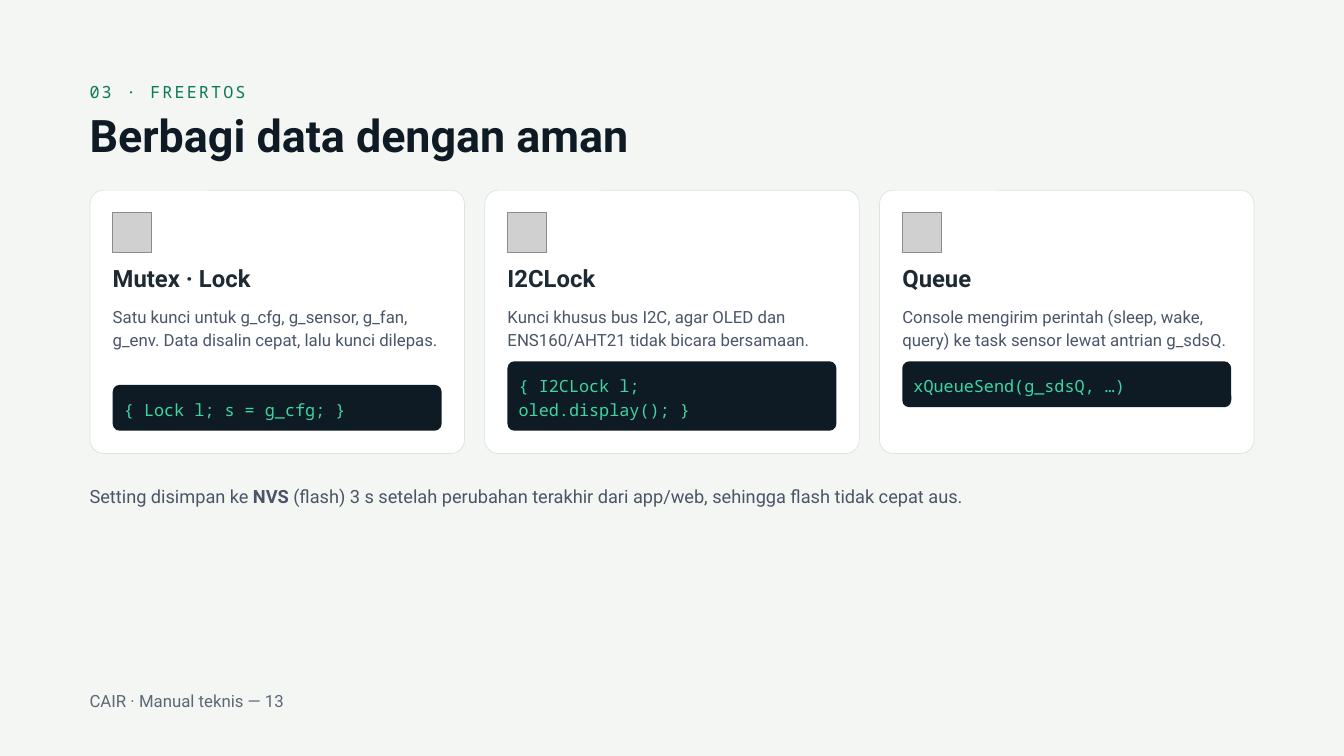
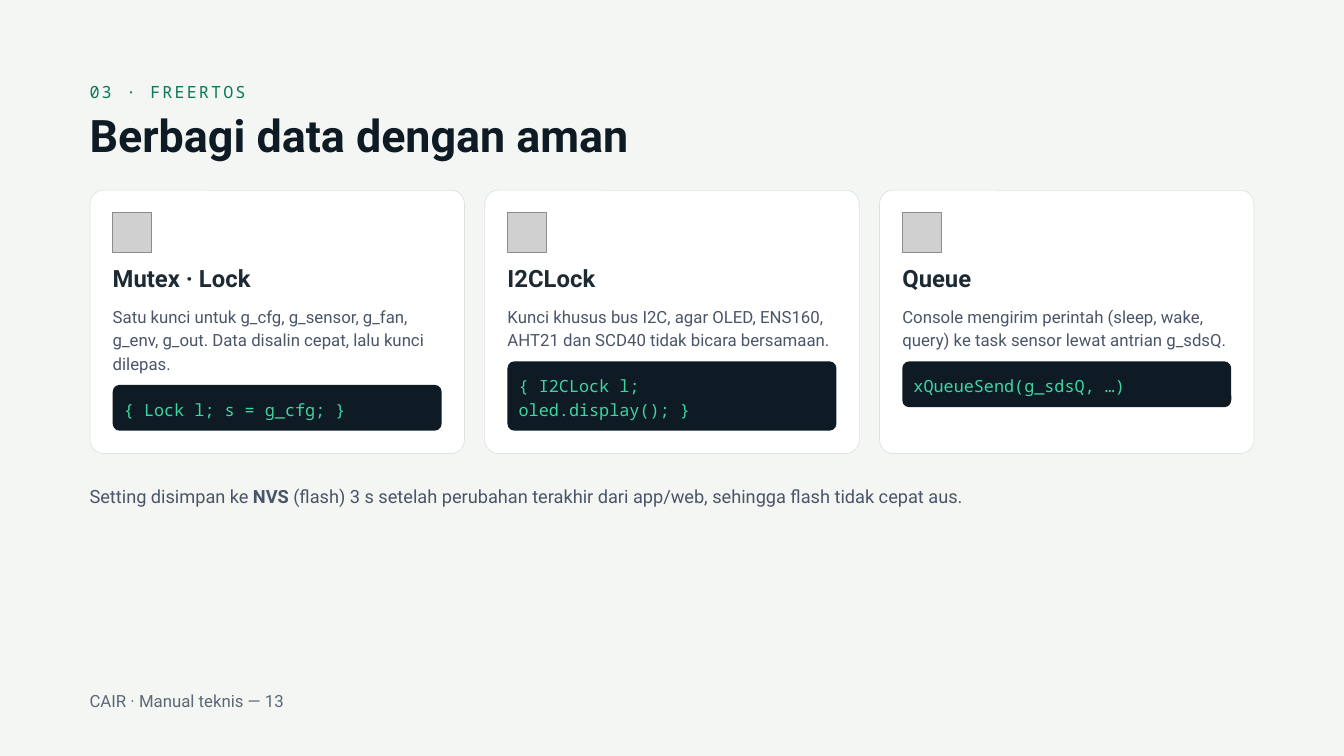
Before and after one commit to cecep1105/esp32_airpurifier, a slide deck: slide 13 of Manual CAIR Air Purifier.pptx. Drawn at 1344x756 pixels with LibreOffice and Linux fonts; fonts in the diff are those of the drawing; grey boxes stand for pictures. Boxes give left, top, right and bottom in pixels: in the first picture for what was removed or moved away, otherwise in the second. Text is boxed around its words. In the diff, an @@ line names an element or a change of style, - is before the commit and + after.

```diff
--- a/Manual CAIR Air Purifier.pptx
+++ b/Manual CAIR Air Purifier.pptx
@@ text at bbox=[113, 310, 424, 374]: text changed @@
-Satu kunci untuk g_cfg, g_sensor, g_fan, g_env. Data disalin cepat, lalu kunci dilepas.
+Satu kunci untuk g_cfg, g_sensor, g_fan, g_env, g_out. Data disalin cepat, lalu kunci dilepas.
@@ text at bbox=[507, 310, 829, 346]: text changed @@
-Kunci khusus bus I2C, agar OLED dan ENS160/AHT21 tidak bicara bersamaan.
+Kunci khusus bus I2C, agar OLED, ENS160, AHT21 dan SCD40 tidak bicara bersamaan.
```
Also in this commit, not shown: 10 other slides changed.
